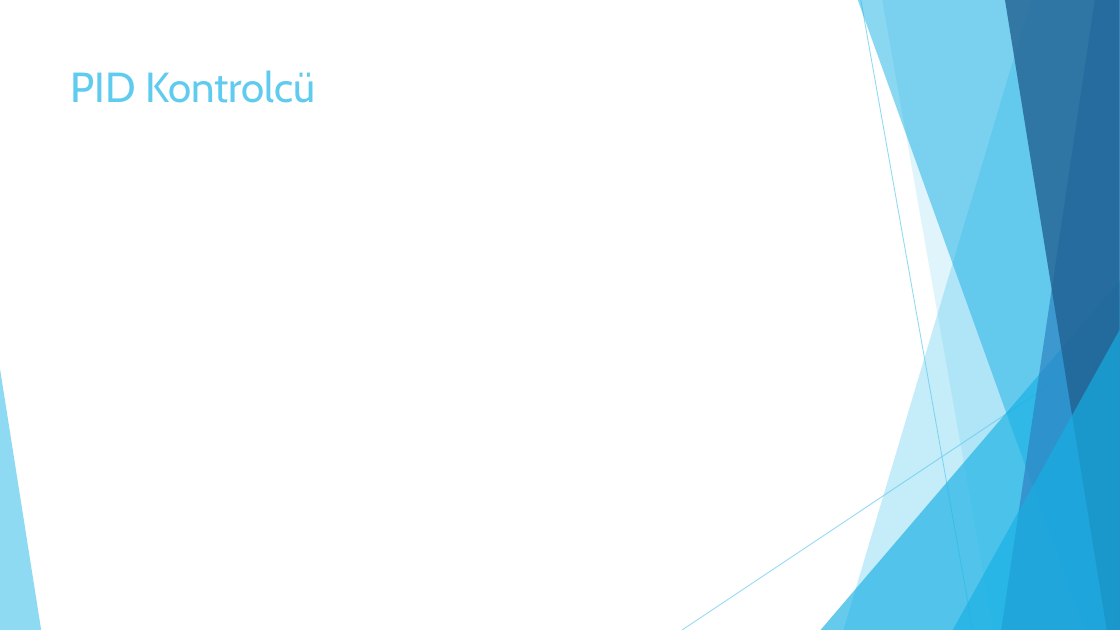
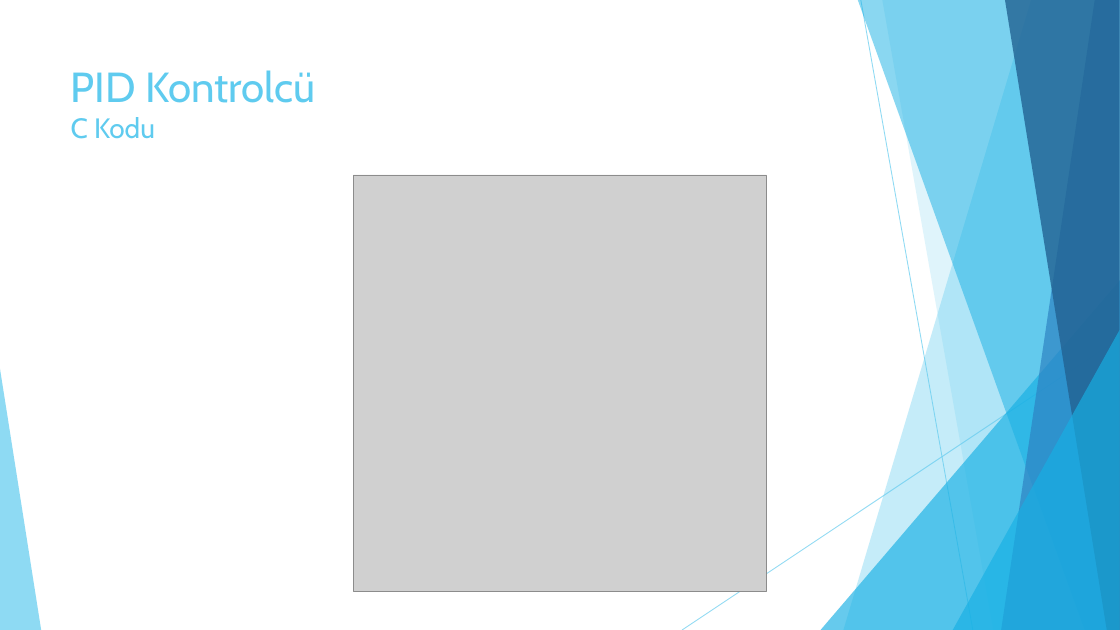
Before and after one commit to enginsubasi/Udemy_STM32, a slide deck: slide 12 of docs/Sunumlar/PIDKontrolcu.pptx (slide 6 before the commit). Drawn at 1120x630 pixels with LibreOffice and Linux fonts; fonts in the diff are those of the drawing; grey boxes stand for pictures. Boxes give left, top, right and bottom in pixels: in the first picture for what was removed or moved away, otherwise in the second. Text is boxed around its words. In the diff, an @@ line names an element or a change of style, - is before the commit and + after.

```diff
--- a/docs/Sunumlar/PIDKontrolcu.pptx
+++ b/docs/Sunumlar/PIDKontrolcu.pptx
@@ title at box(71, 70, 315, 139): text changed @@
-PID Kontrolcü
+PID Kontrolcü
+C Kodu
@@ picture added at box(354, 175, 767, 592) @@
```
Also in this commit, not shown: 3 other slides changed, 8 slides added, 1 slide removed, 2 other files.
